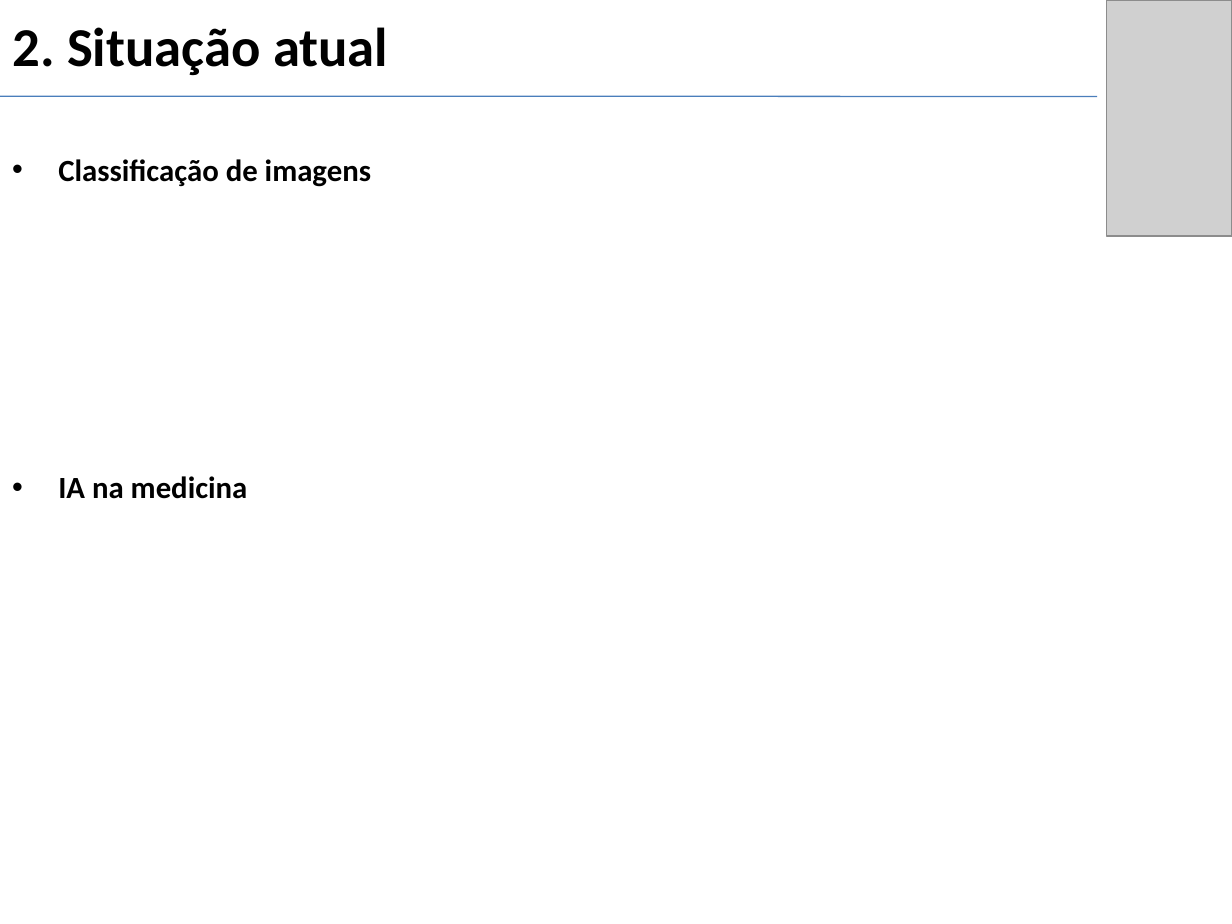
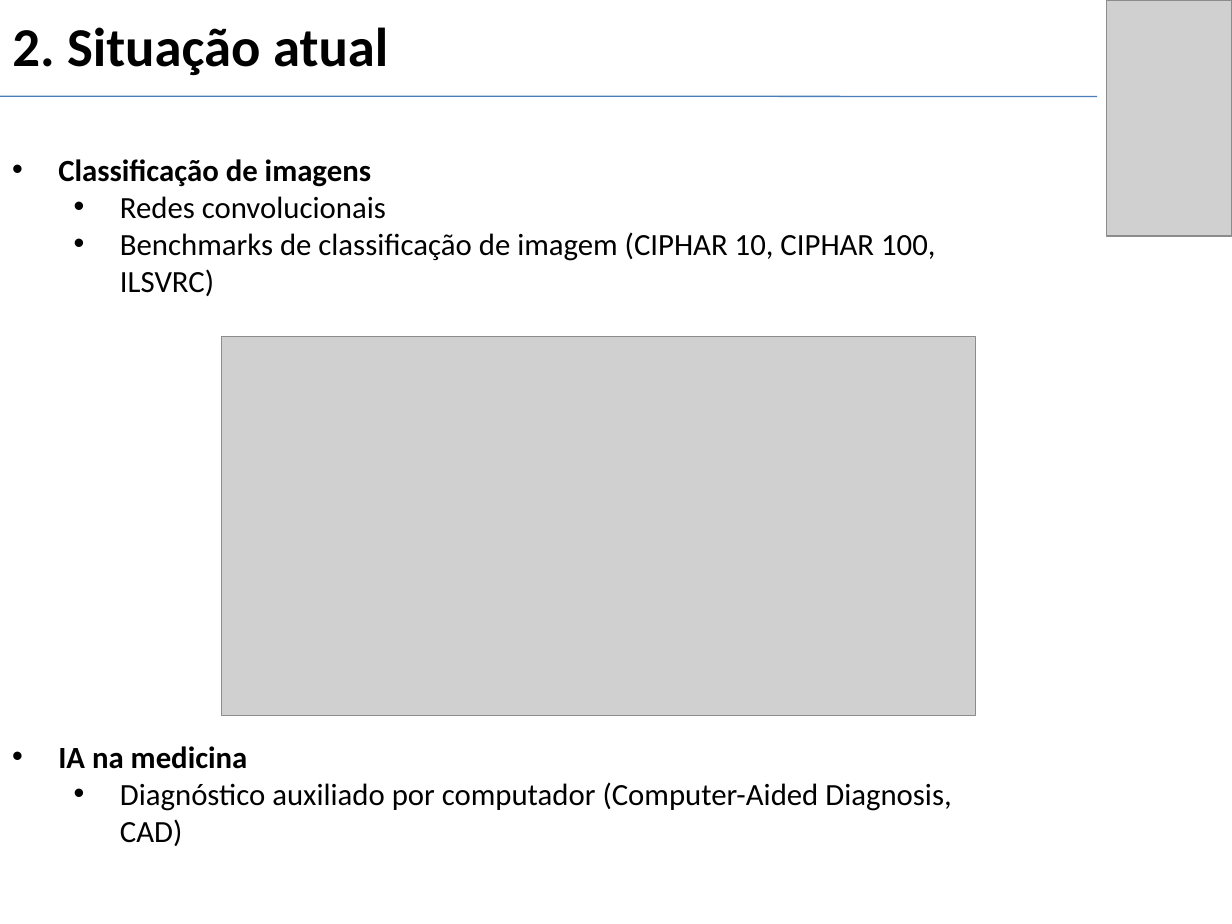
Before and after one commit to gui2524/TCC-BreastCancerNN, a slide deck: slide 6 of Projeto 2/docs/Slides_defesa.pptx. Drawn at 1232x924 pixels with LibreOffice and Linux fonts; fonts in the diff are those of the drawing; grey boxes stand for pictures. Boxes give left, top, right and bottom in pixels: in the first picture for what was removed or moved away, otherwise in the second. Text is boxed around its words. In the diff, an @@ line names an element or a change of style, - is before the commit and + after.

```diff
--- a/Projeto 2/docs/Slides_defesa.pptx
+++ b/Projeto 2/docs/Slides_defesa.pptx
@@ text at <box>120,196,935,296</box>: paragraphs added @@
+  • Redes convolucionais
+  • Benchmarks de classificação de imagem (CIPHAR 10, CIPHAR 100, ILSVRC)
@@ picture added at <box>222,336,976,715</box> @@
@@ text "IA na medicina": place and size @@
-text "IA na medicina" at <box>58,476,248,499</box>
+text "IA na medicina" at <box>58,746,951,846</box>
@@ text at <box>120,782,951,846</box>: paragraph added @@
+  • Diagnóstico auxiliado por computador (Computer-Aided Diagnosis, CAD)
```
Also in this commit, not shown: 1 other slide changed, 3 slides added, 1 other file.
